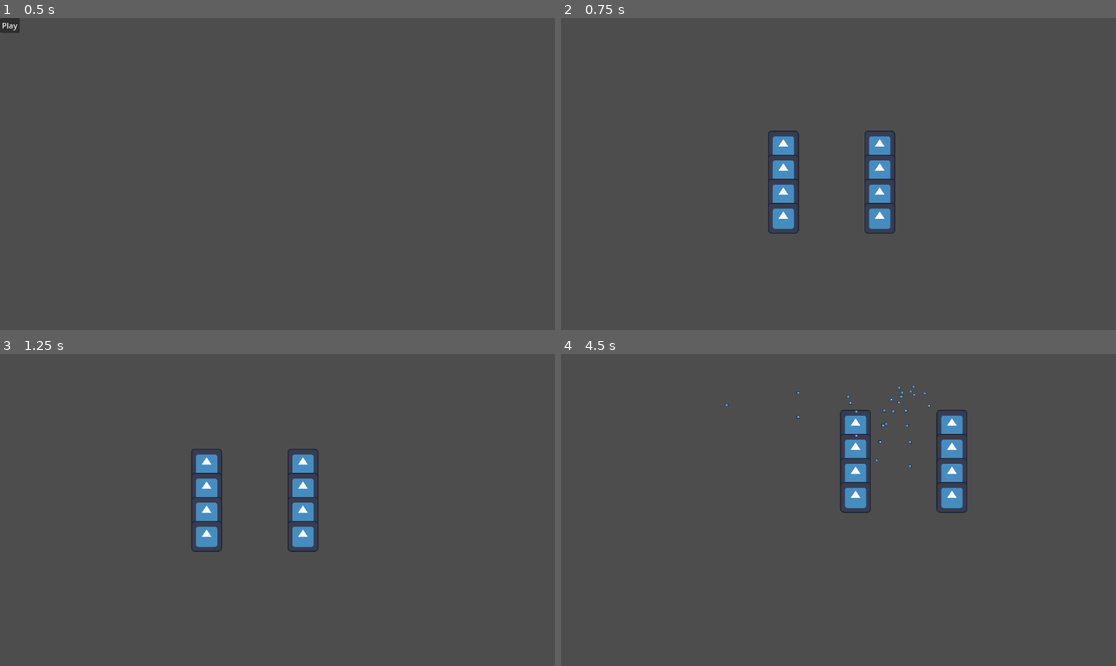
Above: before the commit, frames 1-4 (two rows, left to right).
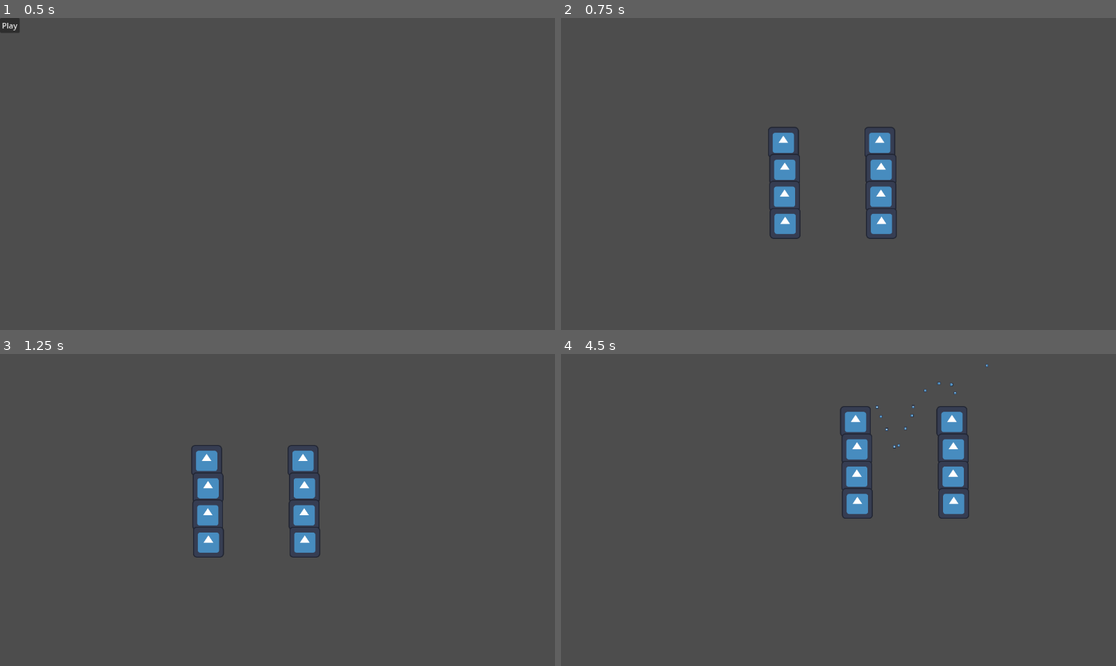
Above: after the commit, the same moments.

Repository: laurentiu-racovcen/valenced-arena
Game: Godot game, scene res://scenes/Main.tscn
The game is run twice, just before and just after one commit, with the same random seed, the same clock (stepped at 60 frames per second) and the same inputs. The engine's default icon, where the game draws it, is replaced by a stand-in: a white triangle on a blue panel in a dark square.
Inputs:
- Up to frame 1 (0.5 s): no input
- Up to frame 2 (0.75 s): click "Play" at 0.5 s
- Up to frame 3 (1.25 s): no input
- Up to frame 4 (4.5 s): no input

Frame 1 is identical in both runs. In frame 2, 1.6% of the frame differs, in the area x 37-61%, y 34-71%; in frame 3, 1.6%; in frame 4, 1.9%, in the area x 29-77%, y 3-53%.

Commit message:
VALENCED-15: Polished the code

Diff:
--- a/game/scenes/agents/Agent.tscn
+++ b/game/scenes/agents/Agent.tscn
@@ -4,8 +4,8 @@
 [ext_resource type="Script" uid="uid://b13wtyyuft7v7" path="res://scripts/agents/Agent.gd" id="1_y8vf7"]
 [ext_resource type="Script" uid="uid://475hn1oegpoi" path="res://scripts/agents/AgentPerception.gd" id="3_hdfbc"]
 
-[sub_resource type="CircleShape2D" id="CircleShape2D_blbl1"]
-radius = 19.75
+[sub_resource type="RectangleShape2D" id="RectangleShape2D_hdfbc"]
+size = Vector2(90, 110)
 
 [node name="Agent" type="CharacterBody2D"]
 script = ExtResource("1_y8vf7")
@@ -14,7 +14,7 @@
 texture = ExtResource("1_blbl1")
 
 [node name="CollisionShape2D" type="CollisionShape2D" parent="."]
-shape = SubResource("CircleShape2D_blbl1")
+shape = SubResource("RectangleShape2D_hdfbc")
 
 [node name="AgentPerception" type="Node" parent="."]
 script = ExtResource("3_hdfbc")
--- a/game/scripts/agents/Agent.gd
+++ b/game/scripts/agents/Agent.gd
@@ -11,7 +11,7 @@
 @export var fire_rate: float = 2.0
 @export var ammo_max: int = 30
 @export var reload_time: float = 2.0
-@export var los_range: float = 500.0
+@export var los_range: float = 1000.0
 @onready var perception: AgentPerception = $AgentPerception
 
 var hp: int
@@ -56,7 +56,7 @@
 	bullet.damage = damage_per_shot
 
 	# îl spawnăm un pic în fața agentului, nu exact în el
-	var spawn_offset = dir * 50.0   # 20 de pixeli în față
+	var spawn_offset = dir * 100.0
 	bullet.global_position = global_position + spawn_offset
 
 	print(name, " trage spre ", target.name, " cu dir=", dir)
--- a/game/scripts/bullets/Bullet.gd
+++ b/game/scripts/bullets/Bullet.gd
@@ -1,7 +1,7 @@
 extends Area2D
 class_name Bullet
 
-@export var speed: float = 300
+@export var speed: float = 500
 var direction: Vector2 = Vector2.ZERO
 var damage: int = 10
 
--- a/game/scripts/core/GameManager.gd
+++ b/game/scripts/core/GameManager.gd
@@ -32,7 +32,6 @@
 		GameModeType.CTF:
 			mode = CtfMode.new()
 		GameModeType.TRANSPORT:
-			# deocamdată poți lăsa null
 			mode = null
 
 	if mode:
@@ -42,11 +41,6 @@
 func _spawn_agents() -> void:
 	var agents_root = $"../AgentsRoot"
 	var map = $"../GameMap"
-	# de exemplu: două echipe, TeamA și TeamB
-	var teams_node = $"../Teams"
-	var team_nodes = teams_node.get_children()
-	if team_nodes.size() < 2:
-		return
 
 	for team_index in range(2):
 		for i in range(agents_per_team):
@@ -73,9 +67,8 @@
 		return
 	var half = agents.size() / 2
 	for i in range(agents.size()):
-		var agent = agents[i]
 		var team = team_nodes[0] if i < half else team_nodes[1]
-		team.add_member(agent)
+		team.add_member(agents[i])
 
 func _connect_agent_signals() -> void:
 	for a in get_all_agents():
